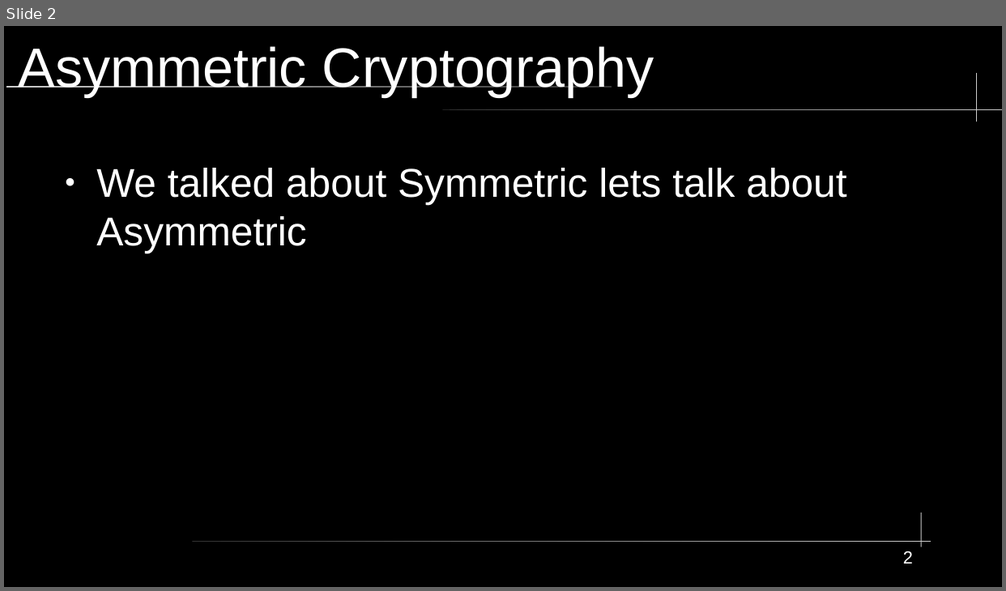
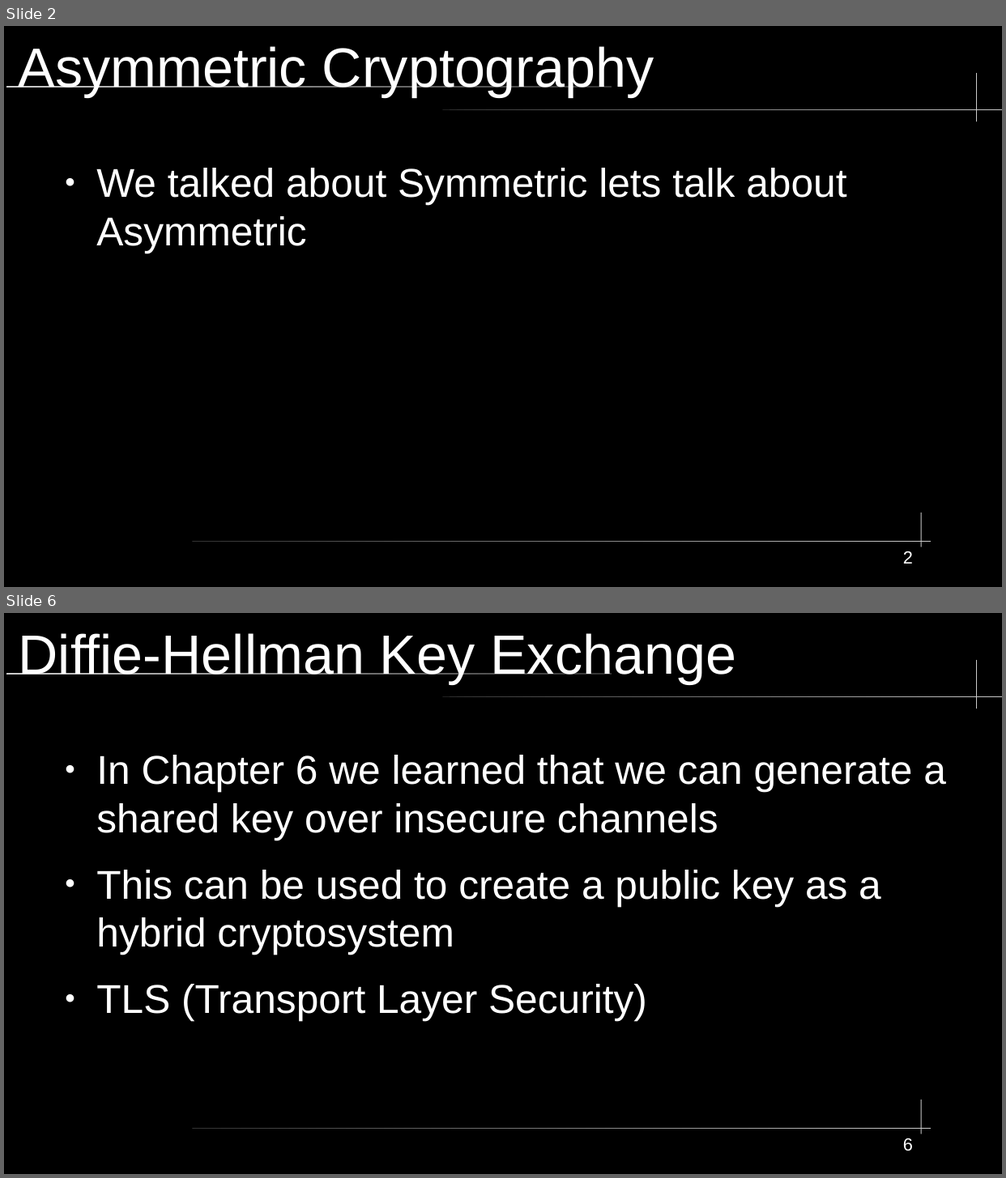
Before and after one commit to City-Colleges-of-Chicago-Cybersecurity/COMPSFI-214, a slide deck: 2026/Spring/powerpoints/Chapter-07-PKI-and-Cryptographic-Applications.odp. Shown one above the other, each under a label of ours: slide 2 before the commit, slides 2 and 6 after it; the slides between them are not shown. The pictures are 1006x591 and 1006x1178 pixels, drawn with LibreOffice and Linux fonts; fonts in the diff are those of the drawing. Boxes give left, top, right and bottom in pixels: in the first picture for what was removed or moved away, otherwise in the second. Text is boxed around its words. In the diff, an @@ line names an element or a change of style, - is before the commit and + after.

```diff
--- a/2026/Spring/powerpoints/Chapter-07-PKI-and-Cryptographic-Applications.odp
+++ b/2026/Spring/powerpoints/Chapter-07-PKI-and-Cryptographic-Applications.odp
@@ slide 6 added at [4,613,1002,1174], background #000000; not listed: 5 template elements that a slide beside it also shows @@
@@ title added at [19,633,736,684], 44 pt, text #FFFFFF @@
+Diffie-Hellman Key Exchange
@@ text added at [96,755,946,1020], 32 pt, text #FFFFFF @@
+● In Chapter 6 we learned that we can generate a shared key over insecure channels
+● This can be used to create a public key as a hybrid cryptosystem
+● TLS (Transport Layer Security)
@@ page number added at [903,1139,913,1152], 14 pt, text #FFFFFF @@
+6
```
Also in this commit, not shown: 1 slide changed, 24 other slides added, 8 other files.
